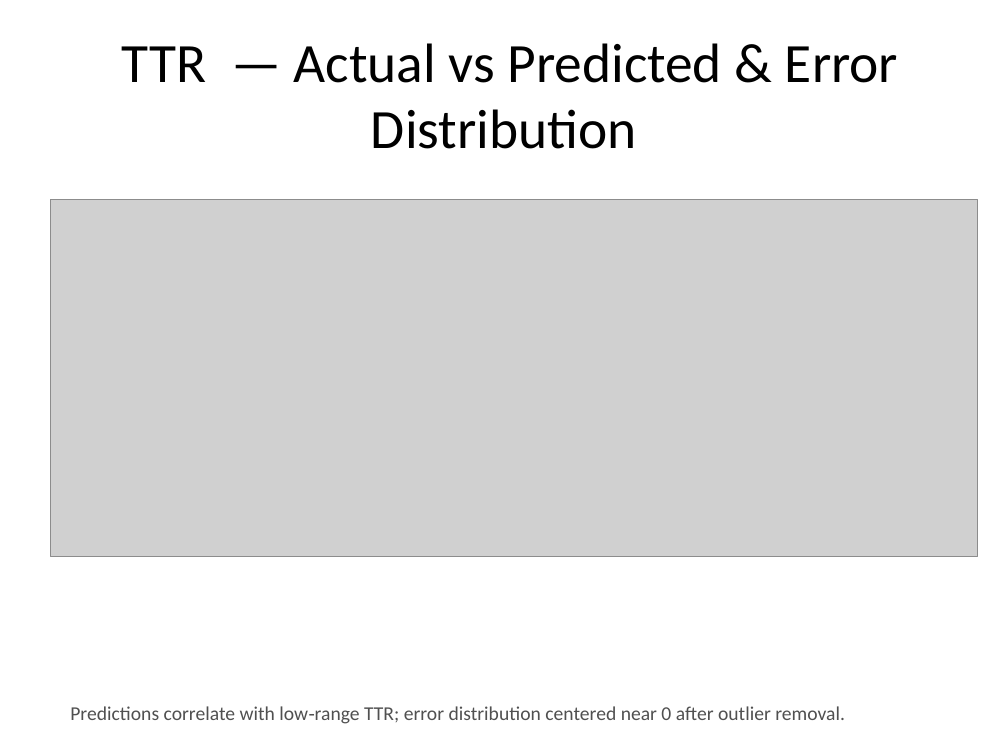
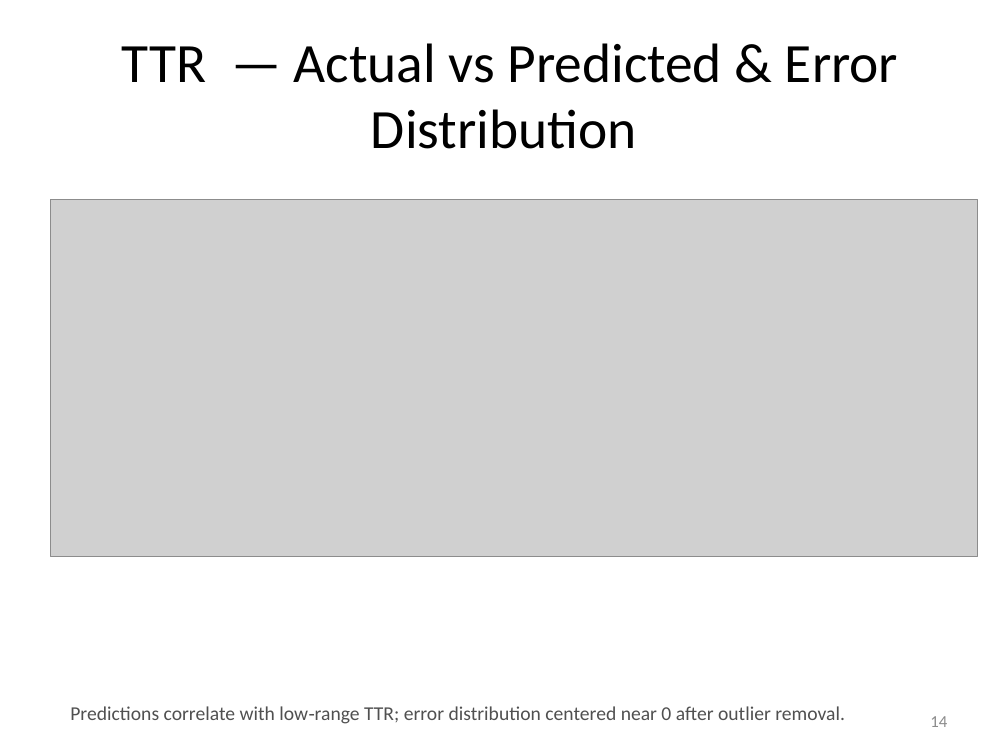
Before and after one commit to shohaghcsesust/BigData-MSProject, a slide deck: slide 14 of BigData_Project_Pro Serv 360.pptx. Drawn at 1008x756 pixels with LibreOffice and Linux fonts; fonts in the diff are those of the drawing; grey boxes stand for pictures. Boxes give left, top, right and bottom in pixels: in the first picture for what was removed or moved away, otherwise in the second. Text is boxed around its words. In the diff, an @@ line names an element or a change of style, - is before the commit and + after.

```diff
--- a/BigData_Project_Pro Serv 360.pptx
+++ b/BigData_Project_Pro Serv 360.pptx
@@ page number added at [930,716,947,727], 12 pt, text #8C8C8C @@
+14
```
Also in this commit, not shown: 7 other slides changed, 2 other files.
